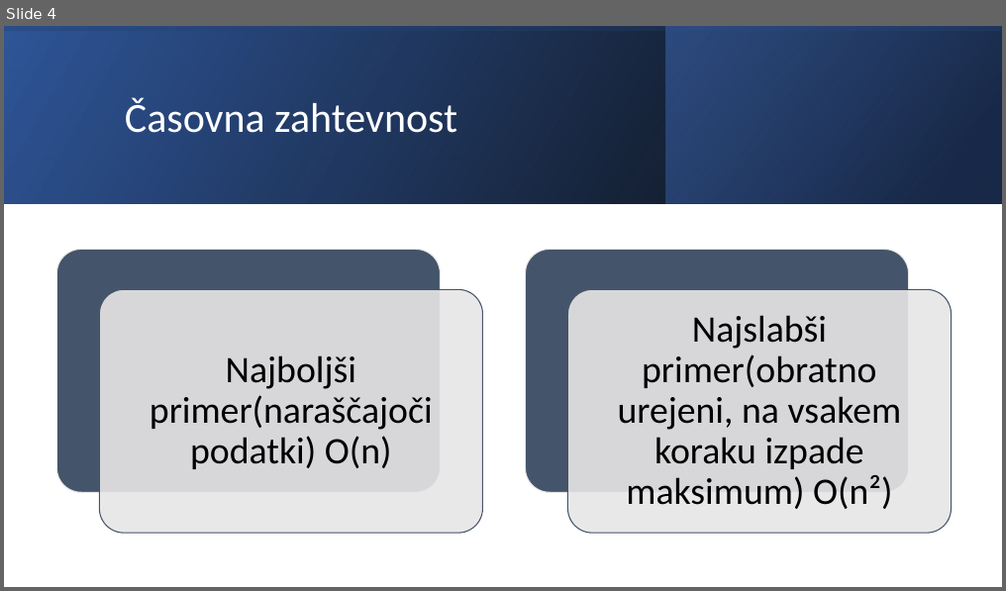
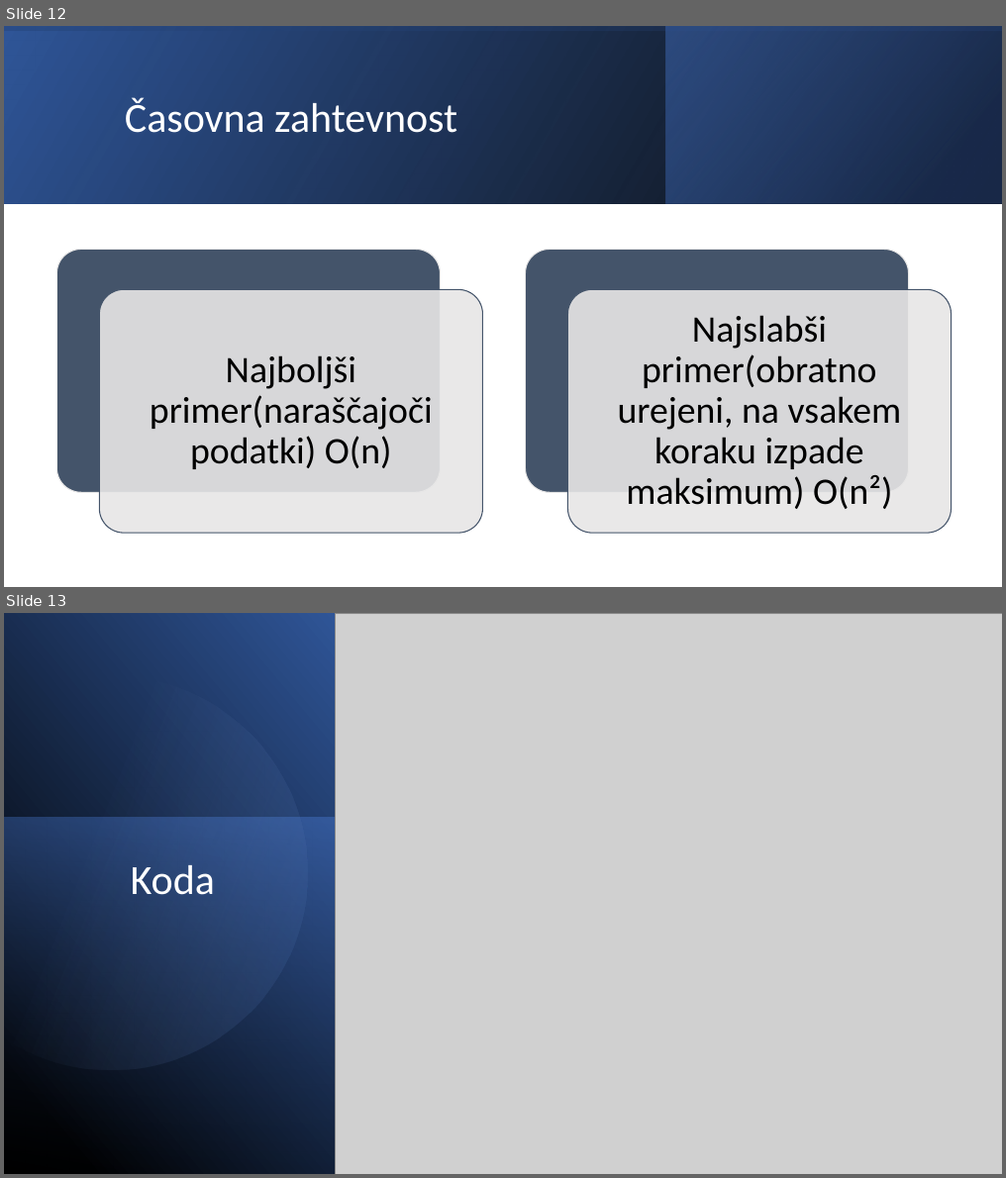
Before and after one commit to timenbob/racunalnistvo1, a slide deck: kratko vpr/MAKSIMUM DRSEČEGA.pptx. Shown one above the other, each under a label of ours: slide 4 before the commit, slides 12 and 13 after it. The pictures are 1006x591 and 1006x1178 pixels, drawn with LibreOffice and Linux fonts; fonts in the diff are those of the drawing; grey boxes stand for pictures. Boxes give left, top, right and bottom in pixels: in the first picture for what was removed or moved away, otherwise in the second. Text is boxed around its words. In the diff, an @@ line names an element or a change of style, - is before the commit and + after.

```diff
--- a/kratko vpr/MAKSIMUM DRSEČEGA.pptx
+++ b/kratko vpr/MAKSIMUM DRSEČEGA.pptx
@@ slide 13 added at (4,613,1002,1174), background #FFFFFF @@
@@ rectangle added at (4,613,335,1174), fill gradient #000000 to #2F5597 @@
@@ picture added at (335,613,1002,1174) @@
@@ freeform shape added at (4,652,343,1105), fill gradient #8FAADC to #2F5597 @@
@@ rectangle added at (4,818,335,1174), fill gradient #4472C4 to #203864 @@
@@ title added at (131,865,215,895), 40 pt, text #FFFFFF @@
+Koda
@@ what was slide 4 is now slide 12 @@
```
Also in this commit, not shown: 1 slide changed, 9 other slides added, 2 slides removed, 19 other files.
